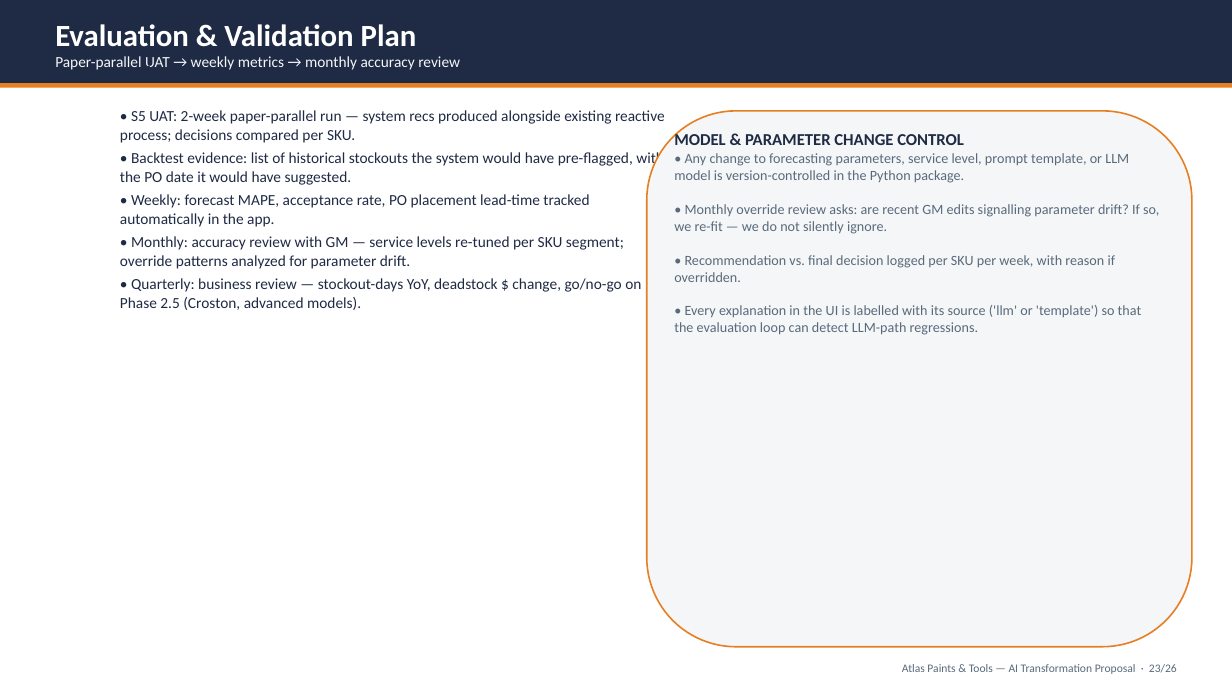
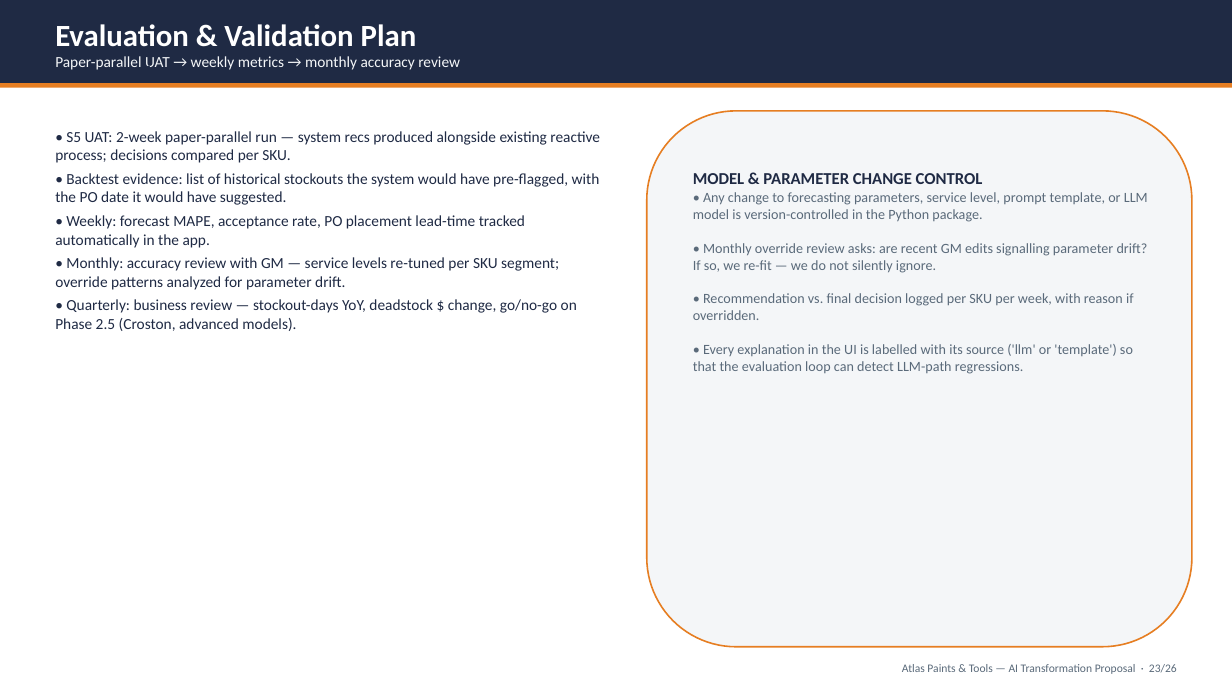
Before and after one commit to Khalifeh11/inventory-reorder-intelligence, a slide deck: slide 23 of proposal/Atlas_AI_Solution_Proposal.pptx. Drawn at 1232x693 pixels with LibreOffice and Linux fonts; fonts in the diff are those of the drawing. Boxes give left, top, right and bottom in pixels: in the first picture for what was removed or moved away, otherwise in the second. Text is boxed around its words. In the diff, an @@ line names an element or a change of style, - is before the commit and + after.

```diff
--- a/proposal/Atlas_AI_Solution_Proposal.pptx
+++ b/proposal/Atlas_AI_Solution_Proposal.pptx
@@ text "• S5 UAT: 2-week paper-parallel ...": place and size @@
-text "• S5 UAT: 2-week paper-parallel ..." at <box>120,110,665,310</box>
+text "• S5 UAT: 2-week paper-parallel ..." at <box>55,131,600,331</box>
@@ text "MODEL & PARAMETER CHANGE CONTROL" rewrapped from <box>674,132,1159,335</box> to <box>693,173,1148,374</box> @@
```
Also in this commit, not shown: 13 other slides changed.
